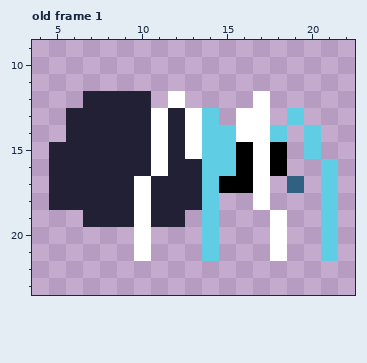
One commit to this pixel-art file: assets/spider.ase. Above is the file before it was changed.
32x32 pixels, 1 frame. Colours within 5 levels of each other are drawn and written as one. Shown: old frame 1: x 4..22, y 9..23. The commit also changed other frames, which this record leaves out.
The same view after the edit:
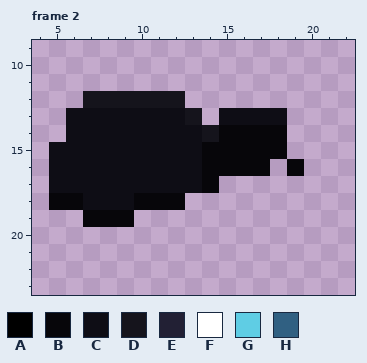
Palette (. is transparent): A #000000  B #07060a  C #0e0d15  D #15141c  E #222034  F #ffffff  G #5fcde4  H #306082
A new or re-ordered frame is compared with the old frame closest to it.
What changed:
frames 1 -> 4
layer "Layer 2" now hidden
--- frame 2 is new; against old frame 1
@@ x 4..22 @@
 11 ...................
-12 ...EEEE.F....F.....
-13 ..EEEEEFEFG.FF.G...
-14 ..EEEEEFEFGGFFG.G..
-15 .EEEEEEFEFGGAFA.G..
-16 .EEEEEEFEEGGAFA..G.
-17 .EEEEEFEEEGAAF.H.G.
-18 .EEEEEFEEEG..F...G.
-19 ...EEEFEE.G...F..G.
-20 ......F...G...F..G.
-21 ......F...G...F..G.
+12 ...DDDDDD..........
+13 ..CCCCCCCD.CCCC....
+14 ..CCCCCCCCDBBBB....
+15 .CCCCCCCCCBBBBB....
+16 .CCCCCCCCCBBBB.B...
+17 .CCCCCCCCCB........
+18 .BBCCCBBB..........
+19 ...BBB.............
+20 ...................
+21 ...................
 22 ...................
